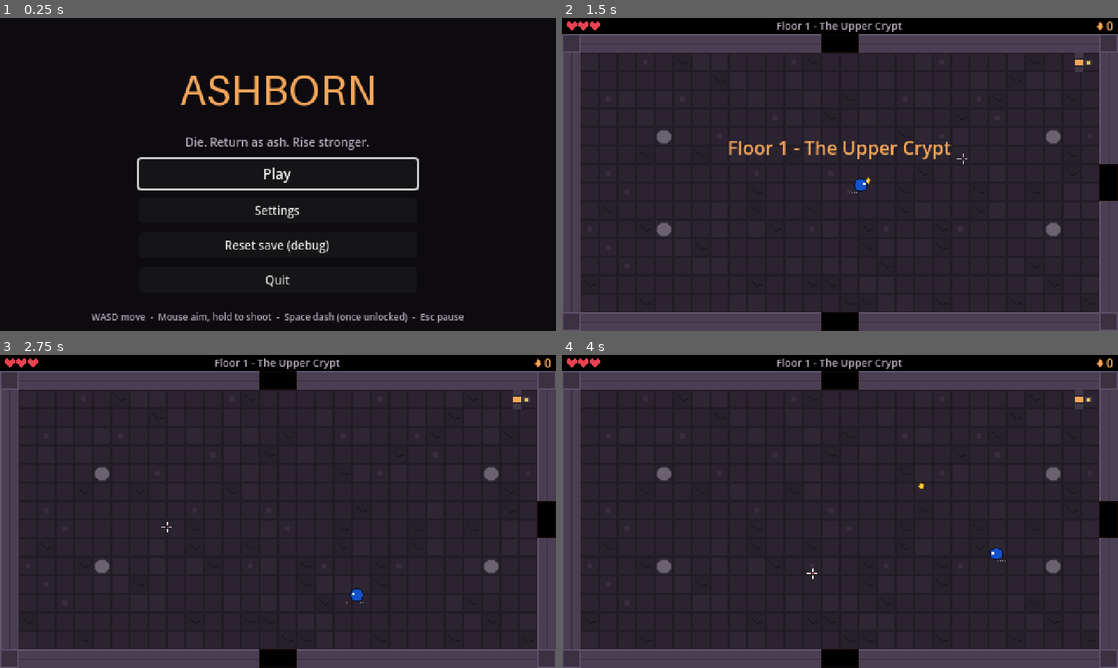
Above: before the commit, frames 1-4 (two rows, left to right).
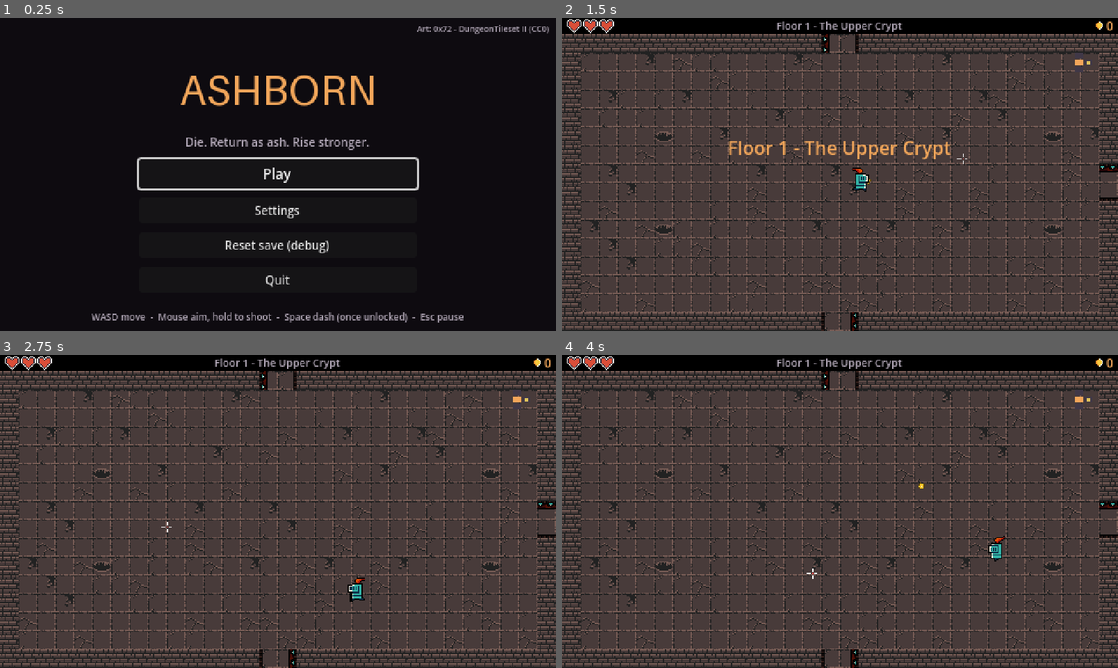
Above: after the commit, the same moments.

Repository: HouinKyoma/Gaming3
Game: Godot game, scene res://scenes/ui/title.tscn
The game is run twice, just before and just after one commit, with the same random seed, the same clock (stepped at 60 frames per second) and the same inputs.
Inputs (mouse positions are in pixels of both pictures, inside the frame that each line leads up to):
- Up to frame 1 (0.25 s): no input
- Up to frame 2 (1.5 s): click "Play" at 0.5 s; move the mouse to (962, 158) at 1.27 s; hold D (move_right) from 1.28 s (still down); tap Space (dash) at 1.35 s; click (962, 158) at 1.42 s
- Up to frame 3 (2.75 s): move the mouse to (166, 527) at 2.02 s; release D (move_right) at 2.03 s; hold S (move_down) from 2.03 s (still down); tap E (interact) at 2.1 s
- Up to frame 4 (4 s): move the mouse to (895, 442) at 2.77 s; release S (move_down) at 2.78 s; press the mouse at (895, 442) at 2.78 s; hold D (move_right) 2.78-3.53 s; move the mouse to (812, 574) at 3.52 s; release the mouse at (812, 574) at 3.53 s; hold W (move_up) from 3.53 s (still down); tap Shift at 3.6 s; click (812, 574) at 3.67 s

The runs differ from the first frame. In frame 1, 0.3% of the frame differs, in the area x 75-99%, y 2-6%; in frame 2, 80%; in frame 3, 80%, in the area x 0-100%, y 0-100%; in frame 4, 80%.

Commit message:
Replaced the sprites with open sourced materials

Diff:
--- a/art/art_spec.gd
+++ b/art/art_spec.gd
@@ -9,22 +9,25 @@
 ##   So you can draw more or fewer frames without changing any code.
 ##   anims = animation name -> [frames per second, loops?]
 ## Draw characters facing RIGHT with their feet at the bottom-centre of the frame.
+##
+## Current art: 0x72 "16x16 DungeonTileset II" (CC0), built by tools/import_0x72.py.
+## Sizes below match that pack. If you redraw at another size, change it here.
 
 const SPRITES := {
 	# --- Characters ------------------------------------------------------------
-	"player": {"folder": "player", "size": Vector2i(16, 16), "anims": {
+	"player": {"folder": "player", "size": Vector2i(16, 28), "anims": {
 		"idle": [6, true], "walk": [10, true], "dash": [16, true],
 		"hurt": [12, false], "death": [10, false]}},
 	"crawler": {"folder": "enemies/crawler", "size": Vector2i(16, 16), "anims": {
 		"idle": [4, true], "walk": [8, true], "death": [12, false]}},
-	"swarmer": {"folder": "enemies/swarmer", "size": Vector2i(12, 12), "anims": {
+	"swarmer": {"folder": "enemies/swarmer", "size": Vector2i(16, 16), "anims": {
 		"idle": [6, true], "walk": [12, true], "death": [12, false]}},
-	"spitter": {"folder": "enemies/spitter", "size": Vector2i(16, 16), "anims": {
+	"spitter": {"folder": "enemies/spitter", "size": Vector2i(16, 24), "anims": {
 		"idle": [4, true], "walk": [8, true], "attack": [10, false], "death": [12, false]}},
-	"charger": {"folder": "enemies/charger", "size": Vector2i(24, 24), "anims": {
+	"charger": {"folder": "enemies/charger", "size": Vector2i(16, 24), "anims": {
 		"idle": [4, true], "walk": [8, true], "windup": [8, true], "attack": [12, true],
 		"death": [12, false]}},
-	"warden": {"folder": "enemies/warden", "size": Vector2i(48, 48), "anims": {
+	"warden": {"folder": "enemies/warden", "size": Vector2i(32, 36), "anims": {
 		"idle": [6, true], "walk": [6, true], "windup": [8, true], "attack": [10, false],
 		"summon": [8, false], "hurt": [10, false], "death": [10, false]}},
 
@@ -34,20 +37,20 @@
 	"enemy_bullet": {"folder": "projectiles", "size": Vector2i(8, 8), "anims": {
 		"spin": [12, true]}},
 	"ash": {"folder": "pickups", "size": Vector2i(8, 8), "anims": {"idle": [8, true]}},
-	"heart": {"folder": "pickups", "size": Vector2i(8, 8), "anims": {"idle": [1, true]}},
+	"heart": {"folder": "pickups", "size": Vector2i(13, 12), "anims": {"idle": [1, true]}},
 
 	# --- Props -----------------------------------------------------------------------
 	"door": {"folder": "props", "size": Vector2i(32, 16), "anims": {
 		"closed": [1, true], "open": [1, true]}},
-	"stairs": {"folder": "props", "size": Vector2i(32, 32), "anims": {"idle": [4, true]}},
-	"pedestal": {"folder": "props", "size": Vector2i(16, 24), "anims": {
+	"stairs": {"folder": "props", "size": Vector2i(16, 16), "anims": {"idle": [4, true]}},
+	"pedestal": {"folder": "props", "size": Vector2i(16, 16), "anims": {
 		"full": [4, true], "empty": [1, true]}},
 	"spawn_marker": {"folder": "props", "size": Vector2i(16, 16), "anims": {"idle": [10, true]}},
 }
 
 ## Non-animated images, loaded by path:
 ##   res://art/tiles/dungeon_tiles.png   64x48, a 4x3 grid of 16x16 tiles (see room.gd for which is which)
-##   res://art/ui/heart_full.png, heart_half.png, heart_empty.png   9x8
+##   res://art/ui/heart_full.png, heart_half.png, heart_empty.png   13x12
 ##   res://art/ui/ash_icon.png   8x8        res://art/ui/crosshair.png   9x9
 ##   res://art/ui/logo.png   240x60         res://art/ui/icons/<upgrade_id>.png   16x16
 
--- a/scenes/enemies/charger.tscn
+++ b/scenes/enemies/charger.tscn
@@ -5,10 +5,10 @@
 [ext_resource type="Script" path="res://scenes/components/health.gd" id="3_health"]
 
 [sub_resource type="CircleShape2D" id="CircleShape2D_body"]
-radius = 8.0
+radius = 6.0
 
 [sub_resource type="CircleShape2D" id="CircleShape2D_contact"]
-radius = 9.0
+radius = 7.0
 
 [node name="Charger" type="CharacterBody2D" groups=["enemies"]]
 collision_layer = 4
@@ -17,7 +17,7 @@
 script = ExtResource("1_script")
 
 [node name="CollisionShape2D" type="CollisionShape2D" parent="."]
-position = Vector2(0, -8.0)
+position = Vector2(0, -6.0)
 shape = SubResource("CircleShape2D_body")
 
 [node name="Visual" type="Node2D" parent="."]
@@ -33,5 +33,5 @@
 monitorable = false
 
 [node name="CollisionShape2D" type="CollisionShape2D" parent="ContactArea"]
-position = Vector2(0, -8.0)
+position = Vector2(0, -6.0)
 shape = SubResource("CircleShape2D_contact")
--- a/scenes/enemies/swarmer.tscn
+++ b/scenes/enemies/swarmer.tscn
@@ -5,10 +5,10 @@
 [ext_resource type="Script" path="res://scenes/components/health.gd" id="3_health"]
 
 [sub_resource type="CircleShape2D" id="CircleShape2D_body"]
-radius = 4.0
+radius = 5.0
 
 [sub_resource type="CircleShape2D" id="CircleShape2D_contact"]
-radius = 5.0
+radius = 6.0
 
 [node name="Swarmer" type="CharacterBody2D" groups=["enemies"]]
 collision_layer = 4
--- a/scenes/ui/hud.gd
+++ b/scenes/ui/hud.gd
@@ -39,7 +39,7 @@
 
 	_hearts = HBoxContainer.new()
 	_hearts.add_theme_constant_override("separation", 1)
-	_hearts.position = Vector2(4, 3)
+	_hearts.position = Vector2(4, 1)
 	root.add_child(_hearts)
 
 	_floor_label = UIKit.label("", 9, HORIZONTAL_ALIGNMENT_CENTER, UIKit.TEXT_DIM)
--- a/scenes/ui/title.gd
+++ b/scenes/ui/title.gd
@@ -29,6 +29,11 @@
 	help.set_anchors_and_offsets_preset(PRESET_BOTTOM_WIDE)
 	help.offset_top = -18
 	help.offset_bottom = -4
+	var credit := UIKit.label("Art: 0x72 - DungeonTileset II (CC0)", 7, HORIZONTAL_ALIGNMENT_RIGHT, UIKit.TEXT_DIM)
+	add_child(credit)
+	credit.set_anchors_and_offsets_preset(PRESET_TOP_WIDE)
+	credit.offset_top = 4
+	credit.offset_right = -6
 	play.grab_focus.call_deferred()
 
 
Binary file changed: art/enemies/charger/charger_attack.png
Binary file changed: art/enemies/charger/charger_death.png
Binary file changed: art/enemies/charger/charger_idle.png
Binary file changed: art/enemies/charger/charger_walk.png
Binary file changed: art/enemies/charger/charger_windup.png
Binary file changed: art/enemies/crawler/crawler_death.png
Binary file changed: art/enemies/crawler/crawler_idle.png
Binary file changed: art/enemies/crawler/crawler_walk.png
Binary file changed: art/enemies/spitter/spitter_attack.png
Binary file changed: art/enemies/spitter/spitter_death.png
Binary file changed: art/enemies/spitter/spitter_idle.png
Binary file changed: art/enemies/spitter/spitter_walk.png
(and 74 more such lines)
